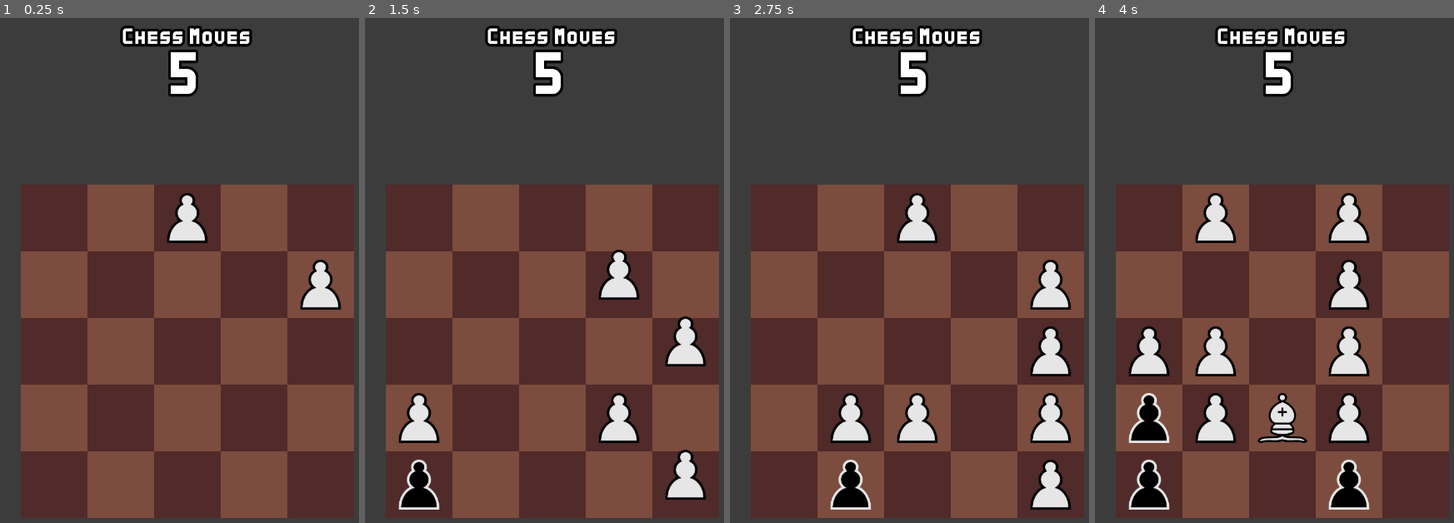
Above: before the commit, frames 1-4 (left to right).
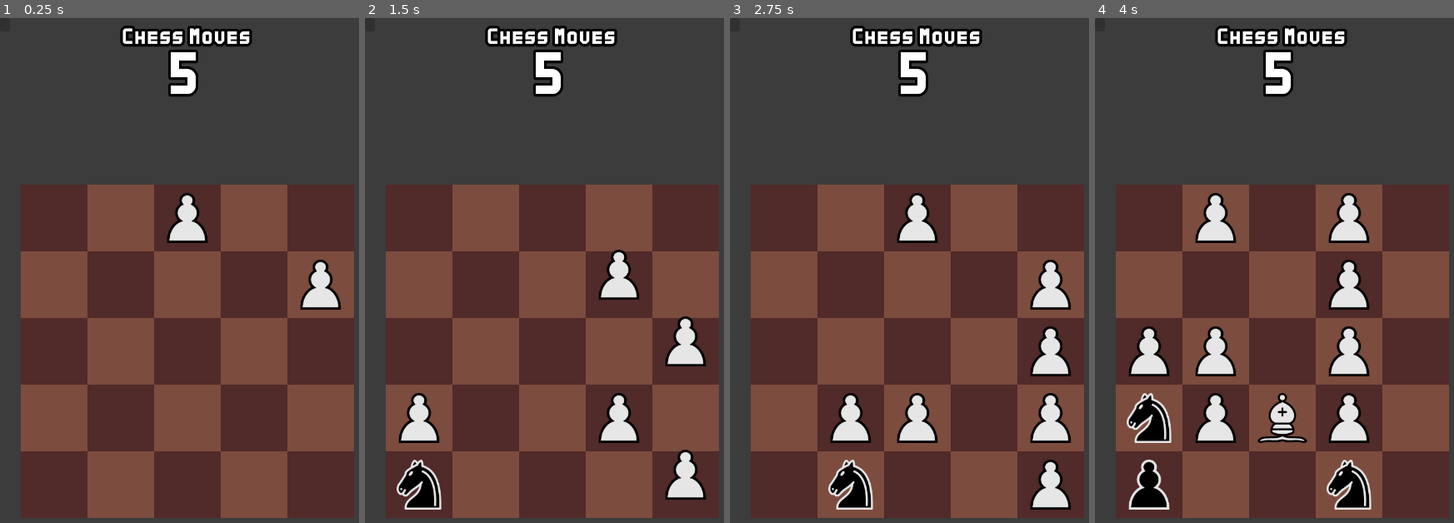
Above: after the commit, the same moments.

Repository: abaker-skudlarek/ChessTiles
Game: Godot game, scene res://Scenes/main.tscn
The game is run twice, just before and just after one commit, with the same random seed, the same clock (stepped at 60 frames per second) and the same inputs. The engine's default icon, where the game draws it, is replaced by a stand-in: a white triangle on a blue panel in a dark square.
Inputs (mouse positions are in pixels of both pictures, inside the frame that each line leads up to):
- Up to frame 1 (0.25 s): no input
- Up to frame 2 (1.5 s): tap Enter at 0.5 s; move the mouse to (634, 315) at 0.52 s; hold Right (slide_move_right) 0.53-1.28 s; click (634, 315) at 0.67 s; tap Space at 1.25 s; move the mouse to (418, 482) at 1.27 s; hold Down (slide_move_down) from 1.28 s (still down); click (418, 482) at 1.42 s
- Up to frame 3 (2.75 s): tap Enter at 2 s; move the mouse to (956, 204) at 2.02 s; release Down (slide_move_down) at 2.03 s; hold Right (slide_move_right) from 2.03 s (still down)
- Up to frame 4 (4 s): tap Space at 2.75 s; move the mouse to (1263, 482) at 2.77 s; release Right (slide_move_right) at 2.78 s; hold Up (slide_move_up) 2.78-3.53 s; click (1263, 482) at 2.92 s; tap Enter at 3.5 s; move the mouse to (1396, 452) at 3.52 s; hold Left (slide_move_left) from 3.53 s (still down)

The runs differ from the first frame. In frame 2, 0.6% of the frame differs, in the area x 8-22%, y 87-98%; in frame 3, 0.6%; in frame 4, 1.2%, in the area x 8-78%, y 74-98%.

Commit message:
added charge bar, need to position properly

Diff:
--- /dev/null
+++ b/Scenes/UI/charge_bar.tscn
@@ -0,0 +1,14 @@
+[gd_scene load_steps=4 format=3 uid="uid://d1sd2tk5g67tx"]
+
+[ext_resource type="Script" path="res://Scripts/UI/charge_bar.gd" id="1_e5q6f"]
+[ext_resource type="Texture2D" uid="uid://bnv10rdjqahgp" path="res://UI/Sprites/ProgressBars/square_shadow.png" id="1_iqean"]
+[ext_resource type="Texture2D" uid="uid://cku6rk7hja4mo" path="res://UI/Sprites/ProgressBars/squareYellow.png" id="2_iqy80"]
+
+[node name="ChargeBar" type="TextureProgressBar"]
+texture_filter = 1
+offset_right = 19.0
+offset_bottom = 26.0
+fill_mode = 3
+texture_under = ExtResource("1_iqean")
+texture_progress = ExtResource("2_iqy80")
+script = ExtResource("1_e5q6f")
--- a/Scenes/UI/hud.tscn
+++ b/Scenes/UI/hud.tscn
@@ -1,9 +1,12 @@
-[gd_scene load_steps=3 format=3 uid="uid://mj0ipvmp8igw"]
+[gd_scene load_steps=4 format=3 uid="uid://mj0ipvmp8igw"]
 
 [ext_resource type="PackedScene" uid="uid://cctwbiwmdueno" path="res://Scenes/UI/chess_moves_remaining_ui.tscn" id="1_jh38v"]
 [ext_resource type="PackedScene" uid="uid://dsl6yuyce830d" path="res://Scenes/UI/game_over_ui.tscn" id="2_86e4r"]
+[ext_resource type="PackedScene" uid="uid://d1sd2tk5g67tx" path="res://Scenes/UI/charge_bar.tscn" id="3_r15wk"]
 
 [node name="HUD" type="CanvasLayer"]
+
+[node name="ChargeBar" parent="." instance=ExtResource("3_r15wk")]
 
 [node name="ChessMovesRemainingUI" parent="." instance=ExtResource("1_jh38v")]
 offset_left = -124.5
--- a/Scripts/Game/board.gd
+++ b/Scripts/Game/board.gd
@@ -190,10 +190,12 @@
 
 	var last_clicked_piece_grid_location: Vector2 = _pixel_to_grid(_last_clicked_piece.position)
 	var desired_grid_location: Vector2 = _pixel_to_grid(desired_pixel_location)
+	var piece_at_desired_grid_location: String = _get_piece_name_at_grid_location(desired_grid_location)
 
 	_move_and_take_piece_from_location_a_to_location_b(last_clicked_piece_grid_location, desired_grid_location)
 
 	SignalBus.emit_signal("chess_move_finished")
+	SignalBus.emit_signal("piece_taken", piece_at_desired_grid_location)
 
 # ------------------------------------------------------------------------------------------------ #
 
@@ -321,8 +323,6 @@
 	if grid_location_contents == null:
 		return "NO PIECE AT GRID LOCATION"
 
-	print("piece_name: ", grid_location_contents.piece_name)
-
 	# If we have gotten here, we know there is a piece at the location, so return its name
 	return grid_location_contents.piece_name
 
@@ -338,8 +338,6 @@
 	if grid_location_contents == null:
 		return "NO PIECE AT GRID LOCATION"
 
-	print("piece_family: ", grid_location_contents.piece_family)
-
 	# If we have gotten here, we know there is a piece at the location, so return its family
 	return grid_location_contents.piece_family
 
@@ -348,24 +346,19 @@
 # TODO: Use this function in all other places where we have to check if two pieces can merge
 ## Simple helper function that checks if the two pieces at each grid location can merge with each other.
 func _can_merge(piece_a_grid_location: Vector2, piece_b_grid_location: Vector2) -> bool:
-	print("piece_a_grid_location: ", piece_a_grid_location)
-	print("piece_b_grid_location: ", piece_b_grid_location)
-
-	# TODO: For now, we only want to allow player pieces to merge, so if either piece isn't a player piece, we can't merge
+
+	# Only player pieces can merge, so if either piece isn't a player piece, we can't merge
 	if (
 		_get_piece_family_at_grid_location(piece_a_grid_location) != GameManager.PLAYER_FAMILY or
 		_get_piece_family_at_grid_location(piece_b_grid_location) != GameManager.PLAYER_FAMILY
 	):
-		print("at least one piece isn't a player piece")
 		return false
 
 	# We know the pieces are both player pieces, so check that their names are equal. If they are, they can merge
 	if (_get_piece_name_at_grid_location(piece_a_grid_location) == _get_piece_name_at_grid_location(piece_b_grid_location)):
-		print("piece names are equal")
 		return true
 
 	# If we have gotten here, return false. The pieces are not player pieces or they don't have the same name
-	print("bottom of function")
 	return false
 
 # ------------------------------------------------------------------------------------------------ #
@@ -389,7 +382,7 @@
 ## This function assumes that we have already checked that the two pieces are valid to merge into
 ## each other. That needs to be done somewhere before this function is called in the calling code.
 func _move_and_merge_piece_from_location_a_to_location_b(grid_location_a: Vector2, grid_location_b: Vector2) -> void:
-
+	print("move and merge piece")
 	var piece_at_grid_location_a: Node = _board[grid_location_a.x][grid_location_a.y]
 	var piece_at_grid_location_b: Node = _board[grid_location_b.x][grid_location_b.y]
 
@@ -408,6 +401,8 @@
 	# Delete the pieces that are merging
 	piece_at_grid_location_a.queue_free()
 	piece_at_grid_location_b.queue_free()
+
+	SignalBus.emit_signal("pieces_merged")
 
 # ------------------------------------------------------------------------------------------------ #
 
@@ -455,26 +450,21 @@
 
 	# If there is at least one empty space, the game cannot be over yet
 	if _get_random_empty_board_spaces(1) != []:
-		print("one empty space")
 		return false
 
 	# If there are valid horizontal slide moves, return false, the game isn't over yet
 	if _check_valid_horizontal_slide_moves() == true:
-		print("valid horizontal slide move")
 		return false
 
 	# If there are valid vertical slide moves, return false, the game isn't over yet
 	if _check_valid_vertical_slide_moves() == true:
-		print("valid vertical slide move")
 		return false
 
 	# If there are any valid chess moves, return false, the game isn't over yet
 	if _check_valid_chess_moves() == true:
-		print("valid chess move")
 		return false
 
 	# If we have gotten here, the game is over
-	print("game is over, returning true")
 	return true
 
 # ------------------------------------------------------------------------------------------------ #
--- a/Scripts/Managers/game_manager.gd
+++ b/Scripts/Managers/game_manager.gd
@@ -10,8 +10,6 @@
 # -- Variables -- #
 # ------------------------------------------------------------------------------------------------ #
 
-# TODO: I'm not actually sure if we need these GameStates. Does a state machine matter in this case? I'm
-# 		not using it all the time, so may not actually be needed.
 enum GameState {
 	START_GAME,
 	WAITING_USER_INPUT,
@@ -49,6 +47,7 @@
 	SignalBus.connect("game_initialized", _on_game_initialized)
 	SignalBus.connect("slide_move_finished", _on_slide_move_finished)
 	SignalBus.connect("chess_move_finished", _on_chess_move_finished)
+	SignalBus.connect("chess_move_gained", _on_chess_move_gained)
 
 	# TODO: This will be moved somewhere else once we get a title screen. When "start game" is pressed,
 	# 		the state will be changed
@@ -64,6 +63,12 @@
 func _on_chess_move_finished() -> void:
 	_chess_move_counter += 1
 	_chess_moves_remaining -= 1
+	SignalBus.emit_signal("chess_moves_remaining_updated", _chess_moves_remaining)
+
+# ------------------------------------------------------------------------------------------------ #
+
+func _on_chess_move_gained() -> void:
+	_chess_moves_remaining += 1
 	SignalBus.emit_signal("chess_moves_remaining_updated", _chess_moves_remaining)
 
 # ------------------------------------------------------------------------------------------------ #
--- a/Scripts/Managers/piece_spawn_manager.gd
+++ b/Scripts/Managers/piece_spawn_manager.gd
@@ -23,19 +23,16 @@
 }
 
 # Defines the chances for each enemy piece to spawn. The number is the percentage chance.
-# TODO: Currently, only enemy pawns can spawn, no other pieces. Not sure if we'll change that some
-# 		day or not. If we did, we'd probably want to figure out some way to punish the player for
-# 		allowing higher value enemy pieces to stay on the board
 var _enemy_piece_spawn_rates: Dictionary = {
-	"enemy_pawn": 100,
-	"enemy_bishop": 0,
-	"enemy_knight": 0,
-	"enemy_rook": 0,
-	"enemy_queen": 0,
-	"enemy_king": 0
+	"enemy_pawn": 30,
+	"enemy_bishop": 25,
+	"enemy_knight": 25,
+	"enemy_rook": 10,
+	"enemy_queen": 7,
+	"enemy_king": 3
 }
 
-var _base_enemy_piece_spawn_chance: int = 30  # 30% chance to spawn an enemy piece, at base. Some effects may change this number to make it more likely
+var _base_enemy_piece_spawn_chance: int = 30  # 30% chance to spawn an enemy piece, at base.
 
 # ------------------------------------------------------------------------------------------------ #
 # -- Private Functions -- #
--- a/Scripts/Managers/signal_bus.gd
+++ b/Scripts/Managers/signal_bus.gd
@@ -25,6 +25,8 @@
 signal game_initialized
 signal slide_move_finished
 signal chess_move_finished
+signal pieces_merged
+signal piece_taken(taken_piece_name: String)
 
 # ------------------------------------------------------------------------------------------------ #
 # -- Piece Signals -- #
@@ -37,3 +39,8 @@
 # ------------------------------------------------------------------------------------------------ #
 signal empty_move_overlay_clicked(overlay_pixel_position: Vector2)
 signal enemy_move_overlay_clicked(overlay_pixel_position: Vector2)
+
+# ------------------------------------------------------------------------------------------------ #
+# -- Charge Bar Signals -- #
+# ------------------------------------------------------------------------------------------------ #
+signal chess_move_gained
--- /dev/null
+++ b/Scripts/UI/charge_bar.gd
@@ -0,0 +1,56 @@
+extends TextureProgressBar
+
+# Defines the amount of charge the listed entry gives to the charge bar. This number is in
+# percentages, so 30 = 30% added to charge
+var _charge_rates: Dictionary = {
+	"enemy_pawn": 20,
+	"enemy_bishop": 35,
+	"enemy_knight": 35,
+	"enemy_rook": 50,
+	"enemy_queen": 75,
+	"enemy_king": 100,
+    "merge": 10
+}
+
+var _charge: int = 0  # The amount of charge the player currently has
+
+# ------------------------------------------------------------------------------------------------ #
+# -- Private Functions -- #
+# ------------------------------------------------------------------------------------------------ #
+
+func _ready() -> void:
+    SignalBus.connect("piece_taken", _on_piece_taken)
+    SignalBus.connect("pieces_merged", _on_pieces_merged)
+
+# ------------------------------------------------------------------------------------------------ #
+
+func _update_charge(charge_addition: int) -> void:
+    print("charge_addition: ", charge_addition)
+    var new_charge: int = _charge + charge_addition
+    print("new_charge: ", new_charge)
+    # If we're gaining enough charge to go over 100%, emit a signal that we gained a chess move
+    if new_charge >= 100:
+        new_charge = new_charge - 100
+        print("new_charge after subtraction: ", new_charge)
+        print("emitting chess move gained signal")
+        SignalBus.emit_signal("chess_move_gained")
+
+
+    print("_charge before update: ", _charge)
+    _charge = new_charge
+    print("_charge updated: ", _charge)
+    value = _charge
+
+# ------------------------------------------------------------------------------------------------ #
+
+func _on_piece_taken(taken_piece_name: String) -> void:
+    print("piece taken: ", taken_piece_name)
+    _update_charge(_charge_rates[taken_piece_name])
+
+# ------------------------------------------------------------------------------------------------ #
+
+func _on_pieces_merged() -> void:
+    print("pieces merged")
+    _update_charge(_charge_rates["merge"])
+
+# ------------------------------------------------------------------------------------------------ #
--- a/Themes/ui_theme.tres
+++ b/Themes/ui_theme.tres
@@ -1,30 +1,30 @@
 [gd_resource type="Theme" load_steps=10 format=3 uid="uid://dfotqr3hnuwjr"]
 
 [ext_resource type="FontFile" uid="uid://2ic7ojsn1a1o" path="res://UI/Fonts/Kenney Bold.ttf" id="1_xltjr"]
-[ext_resource type="Texture2D" uid="uid://cthmpfqujkfca" path="res://UI/red_button02.png" id="2_82wn5"]
-[ext_resource type="Texture2D" uid="uid://boyp6pprou8io" path="res://UI/grey_panel.png" id="2_blssu"]
-[ext_resource type="Texture2D" uid="uid://bxt7kh76nea4w" path="res://UI/red_button01.png" id="3_ssdfo"]
-[ext_resource type="Texture2D" uid="uid://cmya03lyphagl" path="res://UI/red_button00.png" id="4_a3o1b"]
+[ext_resource type="Texture2D" uid="uid://cthmpfqujkfca" path="res://UI/Sprites/Buttons/red_button02.png" id="2_r8e7j"]
+[ext_resource type="Texture2D" uid="uid://bxt7kh76nea4w" path="res://UI/Sprites/Buttons/red_button01.png" id="3_fkk8w"]
+[ext_resource type="Texture2D" uid="uid://cmya03lyphagl" path="res://UI/Sprites/Buttons/red_button00.png" id="4_6oejt"]
+[ext_resource type="Texture2D" uid="uid://boyp6pprou8io" path="res://UI/Sprites/Panels/grey_panel.png" id="5_aa8py"]
 
 [sub_resource type="StyleBoxTexture" id="StyleBoxTexture_3t3k2"]
-texture = ExtResource("2_82wn5")
+texture = ExtResource("2_r8e7j")
 texture_margin_left = 24.0
 texture_margin_top = 24.0
 texture_margin_right = 24.0
 texture_margin_bottom = 24.0
 
 [sub_resource type="StyleBoxTexture" id="StyleBoxTexture_21hsw"]
-texture = ExtResource("3_ssdfo")
+texture = ExtResource("3_fkk8w")
 texture_margin_left = 24.0
 texture_margin_top = 24.0
 texture_margin_right = 24.0
 texture_margin_bottom = 24.0
 
 [sub_resource type="StyleBoxTexture" id="StyleBoxTexture_3qxyo"]
-texture = ExtResource("4_a3o1b")
+texture = ExtResource("4_6oejt")
 
 [sub_resource type="StyleBoxTexture" id="StyleBoxTexture_2lga4"]
-texture = ExtResource("2_blssu")
+texture = ExtResource("5_aa8py")
 texture_margin_left = 24.0
 texture_margin_top = 24.0
 texture_margin_right = 24.0
Renamed: UI/green_button02.png -> UI/Sprites/Buttons/green_button02.png
Not shown, added: UI/Sprites/Buttons/green_button02.png.import
Renamed: UI/red_button00.png -> UI/Sprites/Buttons/red_button00.png
Not shown, changed: UI/Sprites/Buttons/red_button00.png.import
Renamed: UI/red_button01.png -> UI/Sprites/Buttons/red_button01.png
Not shown, changed: UI/Sprites/Buttons/red_button01.png.import
Renamed: UI/red_button02.png -> UI/Sprites/Buttons/red_button02.png
Not shown, changed: UI/Sprites/Buttons/red_button02.png.import
Renamed: UI/grey_panel.png -> UI/Sprites/Panels/grey_panel.png
Not shown, added: UI/Sprites/Panels/grey_panel.png.import
Binary file added: UI/Sprites/ProgressBars/squareYellow.png
Not shown, changed: UI/Sprites/ProgressBars/squareYellow.png.import
(and 5 more such lines)
